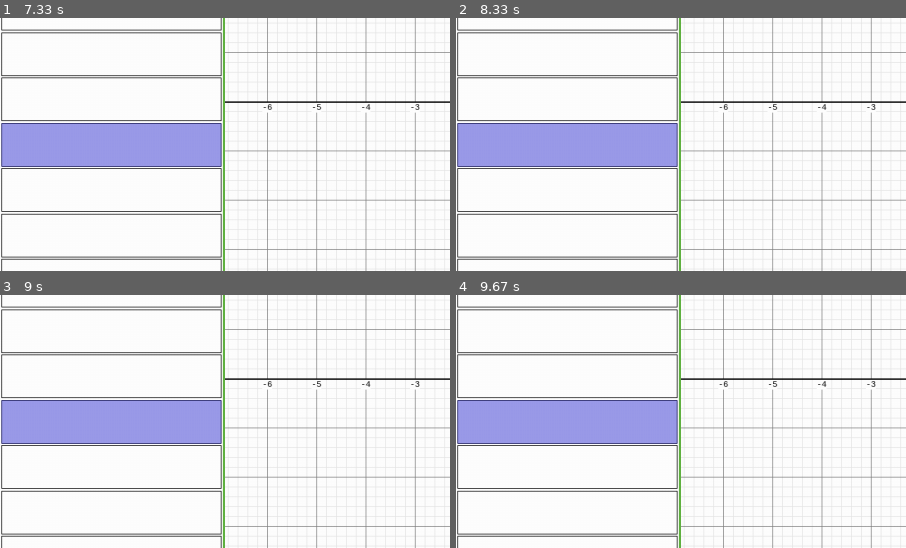
Above: before the commit, frames 1-4 (two rows, left to right).
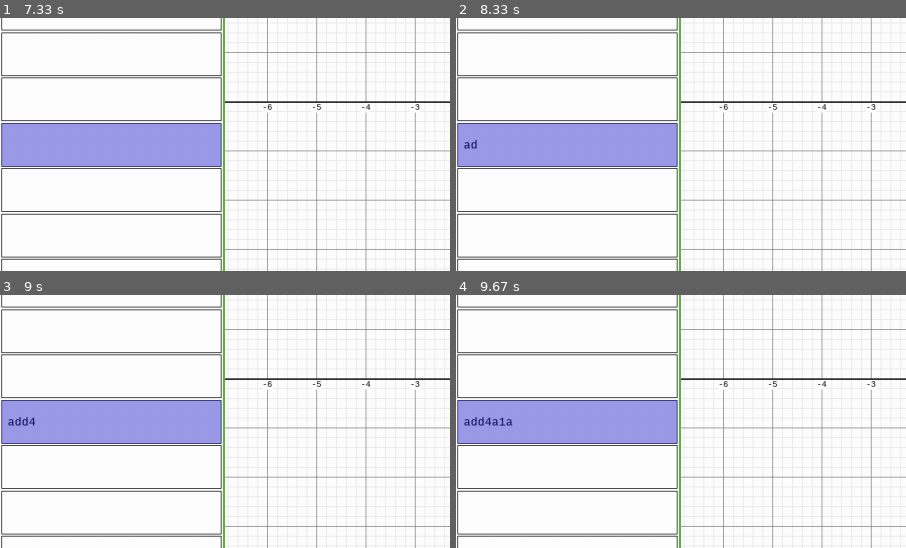
Above: after the commit, the same moments.

Repository: Asi4n-Inv4sion/Pygame-Graphing-Calculator
Game: pygame game, started from main.py
Two runs of this game, one before a commit and one after it. Both use one fixed random seed, a clock stepped at 60 frames per second and the inputs below.
Inputs (mouse positions are % of the whole screen's width and height, from its top left):
- Up to frame 1 (7.33 s): tap 1 at 0.33 s; hold D 1.17-1.63 s; click (12, 44) at 1.73 s; tap C at 5.73 s; click (14, 47) at 7.23 s
- Up to frame 2 (8.33 s): hold A 7.5-7.97 s; hold D from 8 s (still down)
- Up to frame 3 (9 s): release D at 8.47 s; hold D 8.5-8.97 s; tap 4 at 8.65 s
- Up to frame 4 (9.67 s): hold A 9-9.53 s; tap 1 at 9.15 s; hold A from 9.57 s (still down)
The pictures show only the part of the screen within x 0-50%, y 24-74%; the shares and areas given below are measured in that part.

Frame 1 is identical in both runs. In frame 2, less than 0.1% of the frame differs, in the area x 1-5%, y 48-52%; in frame 3, 0.1%; in frame 4, 0.2%, in the area x 1-13%, y 48-52%.

Commit message:
Update GUI_class.py

Diff:
--- a/GUI_class.py
+++ b/GUI_class.py
@@ -1,3 +1,10 @@
+#--------------------------------------------------------------------------------
+# GUI Class for Pygame Graph Calculator (Pymos)
+# Leo Wang
+# Creates the list of functions and moderates the input
+# of symbols inputted into the functions
+#--------------------------------------------------------------------------------
+
 import pygame
 from pygrid import Grid
 
@@ -41,8 +48,9 @@
         elif key == pygame.K_DELETE:
             if self.selectedFunction != None:
                 self.equations[self.selectedFunction] = ''
+        elif key in [pygame.K_0,pygame.K_1,pygame.K_2,pygame.K_3,pygame.K_4,pygame.K_5,pygame.K_6,pygame.K_7,pygame.K_8,pygame.K_9,pygame.K_a,pygame.K_b,pygame.K_c,pygame.K_d,pygame.K_e,pygame.K_f,pygame.K_g,pygame.K_h,pygame.K_i,pygame.K_j,pygame.K_k,pygame.K_l,pygame.K_m,pygame.K_n,pygame.K_o,pygame.K_p,pygame.K_q,pygame.K_r,pygame.K_s,pygame.K_t,pygame.K_u,pygame.K_v,pygame.K_w,pygame.K_x,pygame.K_y,pygame.K_z,pygame.K_EQUALS,pygame.K_MINUS,pygame.K_PERIOD,pygame.K_SLASH]:
+            self.equationAppend(pygame.key.name(key))
         self.updateFunctions()
-
 
     def selectFunc(self,cell):
         if cell != None:
